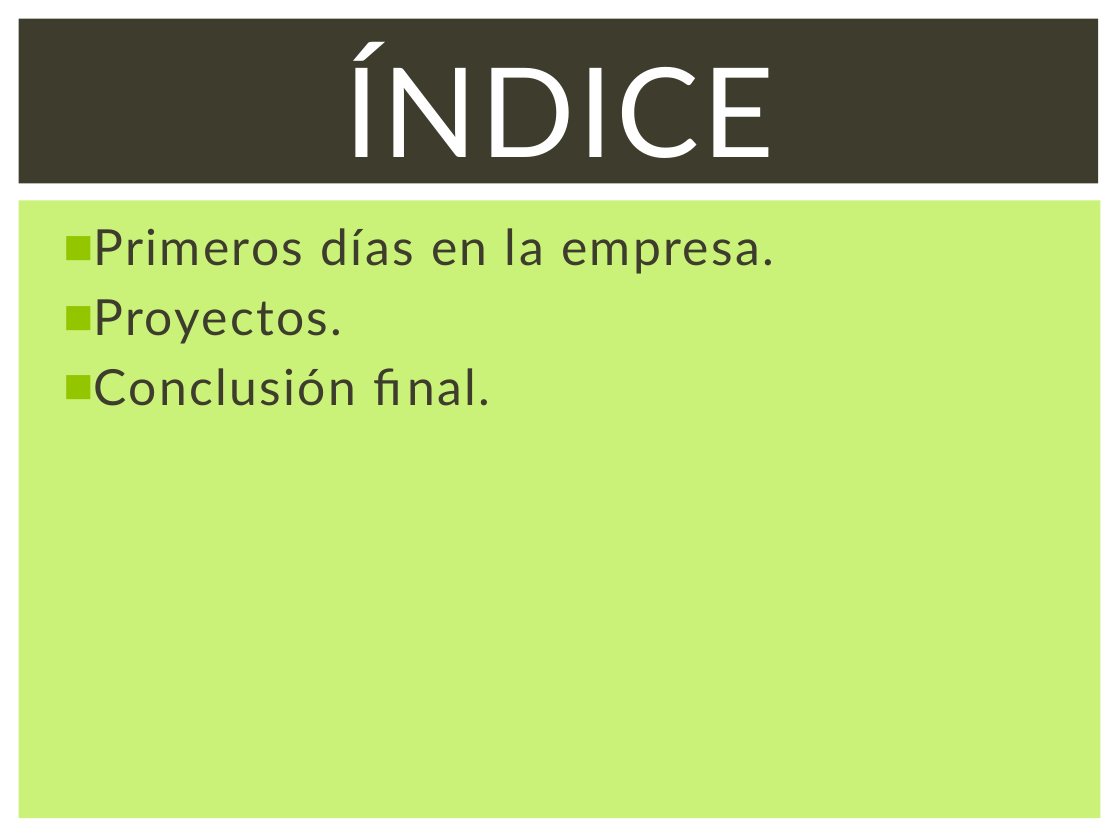
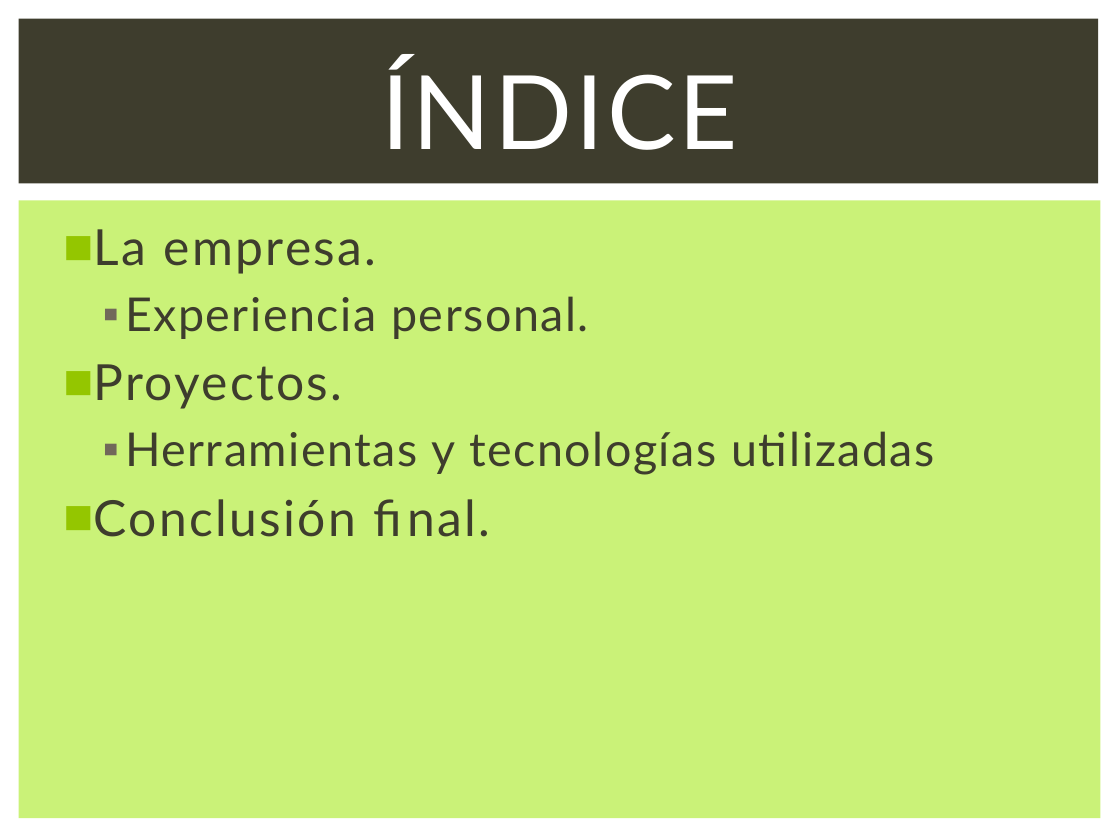
Before and after one commit to rafacampjurado/Presentaci-nDual2018, a slide deck: slide 2 of Presentación.ppsx. Drawn at 1120x840 pixels with LibreOffice and Linux fonts; fonts in the diff are those of the drawing. Boxes give left, top, right and bottom in pixels: in the first picture for what was removed or moved away, otherwise in the second. Text is boxed around its words. In the diff, an @@ line names an element or a change of style, - is before the commit and + after.

```diff
--- a/Presentación.ppsx
+++ b/Presentación.ppsx
@@ title "ÍNDICE" at <box>381,60,738,150</box>: size 80 to 66 pt @@
@@ text at <box>94,229,588,339</box>: text changed; size 32 to 30 pt @@
-■ Primeros días en la empresa.
+■ La empresa.
+  ▪ Experiencia personal.
@@ text at <box>125,431,934,475</box>: paragraph added @@
+  ▪ Herramientas y tecnologías utilizadas
```
Also in this commit, not shown: 2 other slides changed, 3 slides added, 2 other files.
